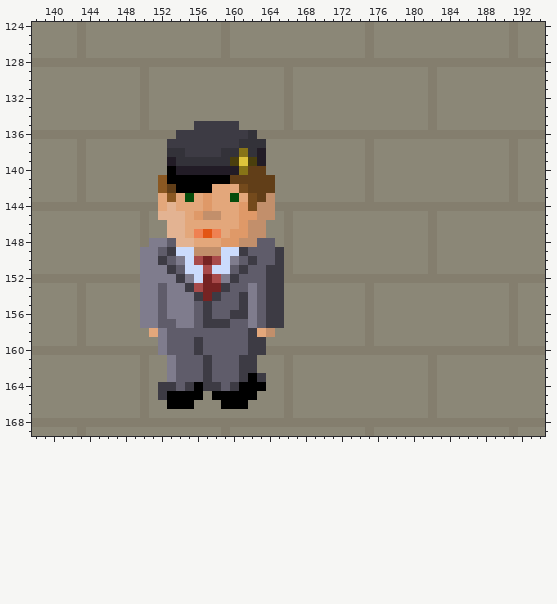
Pixel-art file: art/cfe.aseprite. The picture above was drawn from the file before the commit.
320x200 pixels, 1 frame. Colours within 5 levels of each other are drawn and written as one. Shown: x 138..194, y 124..169.
New version:
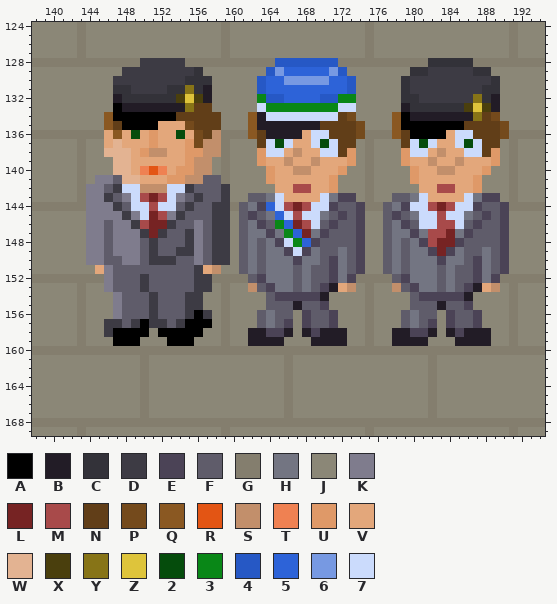
Palette (. is transparent): A #000000  B #221c26  C #333239  D #3d3b44  E #4b4356  F #5f5c6a  G #847e6e  H #737582  J #8b8777  K #7f7c8d  L #762323  M #a84a4a  N #613e18  P #744a1c  Q #8a5822  R #e35514  S #c28f6b  T #ef8152  U #df9968  V #e3a77b  W #e3b392  X #4a3f0d  Y #877417  Z #dec43b  2 #054c0c  3 #098717  4 #2658c5  5 #2d63d8  6 #7799e2  7 #cbdbfc
Log entry: New frater sprite attempts
What changed:
Layer "reb!":
y 128: x 150..154 GGGGG -> DDDDD; x 165..171 GGGGGGG -> 4444444; x 182..186 GGGGG -> CCCCC
y 129: x 148..156 JJGJJJJJJ -> DDDDDDDDC; x 164..172 JJGJJJJJJ -> 465555564; x 180..188 JJGJJJJJJ -> CCDDDDDCC
y 130: x 147..157 JJJGJJJJJJJ -> DDDDDDDDCCC; x 163..173 JJJGJJJJJJJ -> 45566666554; x 179..189 JJJGJJJJJJJ -> CDDDDDDDDDC
y 131: x 147..157 JJJGJJJJJJJ -> CCDDDDCCYCB; x 163..173 JJJGJJJJJJJ -> 45555555554; x 179..189 JJJGJJJJJJJ -> CDDDDDDDDCC
y 132: x 147..157 JJJGJJJJJJJ -> BCCCCCCXZXB; x 163..173 JJJGJJJJJJJ -> 34455554433; x 179..189 JJJGJJJJJJJ -> CCDDDDDDYCB
y 133: x 147..157 JJJGJJJJJJJ -> ABBBBBBBYNN; x 163..173 JJJGJJJJJJJ -> 73333333377; x 179..189 JJJGJJJJJJJ -> BCCCCCCXZXB
y 134: x 146..158 JJJJGJJJJJJJJ -> QAAAAAAANNNNN; x 162..173 JJJJGJJJJJJJ -> QB77777777NP; x 178..189 JJJJGJJJJJJJ -> QABBBBBBBYNP
y 135: x 146..160 JJJJGJJJJJDDDDD -> QNAAAAVVVPNNNJJ; x 162..174 JJJJGJJJJJJJJ -> QBBBBBBBNNNNP; x 178..190 JJJJGJJJJJJJJ -> QAAAAAAANNNNP
y 136: x 146..174 GGGGGGGGDDDDDDDDCGGGGGGGGGGGG -> VQV2VUVV2VPNSGGGQNBBBBV77NNNP; x 178..190 GGGGGGGGGGGGG -> QNAAAAV77NNNP
y 137: x 146..173 JJJJJJJDDDDDDDDCCCJJJJJJJJJJ -> VWVVVUVVVUPSSGJJJN727VV727NN; x 179..189 JJJJJJJJJJJ -> N727VV727NN
y 138: x 146..173 JJJJJJJCCDDDDCCYCBJJJJJJJJJJ -> WWWVUSSVVUUSSGJJJU77VSVV77NU; x 179..189 JJJJJJJJJJJ -> U77VSVV77NU
y 139: x 147..173 JJJJJJBCCCCCCXZXBJJJJJJJJJJ -> WWVVVVVVUSSJGJJJUVVSVVSVVVU; x 179..189 JJJJJJJJJJJ -> UVVSVVSVVVU
y 140: x 147..172 JJJJJJABBBBBBBYNNJJJJJJJJJ -> WWVTRTVUUSSJGJJJJUVVSSVVVU; x 180..188 JJJJJJJJJ -> UVVSSVVVU
y 141: x 145..171 JJJJJJJQAAAAAAANNNNNJJJJJJJ -> KKFWWVVVUUSSFFGJJJJUVVVVVVU; x 180..187 JJJJJJJJ -> UVVVVVVU
y 142: x 144..171 JJJJJJJJQNAAAAVVVPNNNJJJJJJJ -> KKFD77SSS77DFFFDJJJJJVVMMVVU; x 181..187 JJJJJJJ -> VVMMVVU
y 143: x 144..173 JJJJJJJJVQV2VUVV2VPNSJJJJJJJJJ -> KKDFK7MLM7KFDFFDJJFFH7VVVV7HEE; x 178..189 JJJJJJJJJJJJ -> FFH7VVVV7HEE
y 144: x 144..174 GGGGGGGGVWVVVUVVVUPSSGGGGGGGGGG -> KKKDF77M77FDFFDDGFHE57MLM77EFFE; x 177..190 GGGGGGGGGGGGGG -> FHE77MLM77EFFE
y 145: x 144..174 JJJJJJGJWWWVUSSVVUUSSJGJJJJJJJJ -> KKKKDK7LMKDFFFDDJFEFH57M77HFEFE; x 177..190 JJJJJGJJJJJJJJ -> FEFH77M77HFEFE
y 146: x 144..174 JJJJJJGJJWWVVVVVVUSSJJGJJJJJJJJ -> KKFKKDMLLDFFKFDDJFHEF35LM7FEFFE; x 177..190 JJJJJGJJJJJJJJ -> FHEF77MM7FEFFE
y 147: x 144..174 JJJJJJGJJWWVTRTVUUSSJJGJJJJJJJJ -> KKFKKKDLDFFDKFDDJFHHEH35LHEFFFE; x 177..190 JJJJJGJJJJJJJJ -> FHHEHMMLHEFFFE
y 148: x 144..152 JJJJJJGKK -> KKFKKKFDF; x 154..162 WWVVVUUSS -> FDKFDDJFH; x 164..174 FJGJJJJJJJJ -> HE735EFFFFE; x 177..190 JJJJJGJJJJJJJJ -> FHFHEMLLEFFFFE
y 149: x 144..151 JJJJJJKK -> KKFKKKFD; x 153..162 D77SSS77DF -> FDDKFDDJFH; x 164..174 FDGJJJJJJJJ -> HHE7EHFFHFE; x 177..190 JJJJJGJJJJJJJJ -> FHFHHELEHFFHFE
y 150: x 144..151 JJJJJJKK -> KKFFKKFD; x 153..160 FK7MLM7K -> DFFKFDDJ; x 162 D -> H; x 164..174 FDGJJJJJJJJ -> HHHEHHFEHFE; x 177..190 JJJJJGJJJJJJJJ -> FHFHHHEHHFEHFE
y 151: x 145..153 JJJJJKKKD -> VKFFFFFFF; x 155..162 77M77FDF -> FDVSJJFH; x 164..174 DDGJJJJJJJJ -> HHHFHFFEHFE; x 177..190 JJJJJGJJJJJJJJ -> FHFHHHFHFFEHFE
y 152: x 146..161 GGGGKKKKDK7LMKDF -> KFFFDFFFFFDDGGGG; x 163..173 FDDGGGGGGGG -> EHHHFHFFEHE; x 178..189 GGGGGGGGGGGG -> FEHHHFHFFEHE
y 153: x 146..151 JJJJKK -> KFFFDF; x 153..162 KKDMLLDFFK -> FFFDDJGJJS; x 164..173 DDJJJJJJJJ -> EHHFHFEBVS; x 178..189 JJJJJJJJJJJJ -> SFEHHFHFEBVS
y 154: x 147..151 JJJKK -> KFFFD; x 153..155 KKK -> FFD; x 157..170 LDFFDKFDDJJJJJ -> JJGJJJJFEEEEEB; x 180..186 JJJJJJJ -> FEEEEEB
y 155: x 147..151 JJJKK -> KFFFD; x 153..170 KKKFDFFFDKFDDJJJJJ -> FFDDJJGJJJJFFFBFFE; x 180..186 JJJJJJJ -> FFFBFFE
y 156: x 147..151 JJJKK -> KFFFD; x 153..156 KKKF -> FFDA; x 158..162 FFDDK -> JGJJJ; x 164..166 DDJ -> HFF; x 168..171 JJJJ -> EFFE; x 179..182 JJJJ -> FHFF; x 184..187 JJJJ -> EFFE
y 157: x 146..152 JJJJKKF -> DDFDADD; x 154..162 KKFDDDFFK -> DAAAJGJJJ; x 164..166 DDJ -> HFE; x 168..171 JJJJ -> EFFE; x 179..182 JJJJ -> FHFE; x 184..187 JJJJ -> EFFE
y 158: x 146..166 JJJJJVKFFFFFFFFFDVSJJ -> DAAAAJAAAAAJJGJJBBEEB; x 168..172 JJJJJ -> BEBBB; x 178..182 JJJJJ -> BBEEB; x 184..188 JJJJJ -> BEBBB
y 159: x 147..149 JJJ -> AAA; x 152..165 KFFFDFFFFFDDJJ -> JAAAJJJGJJBBBB; x 169..172 JJJJ -> BBBB; x 178..181 JJJJ -> BBBB; x 185..188 JJJJ -> BBBB
y 160: x 152..163 KFFFDFFFFFDD -> GGGGGGGGGGGG
y 161..162: x 153..162 KFFFDFFFDD -> JJJJJJJJJJ
y 163: x 153..163 KFFFDFFFDAD -> JJJJJJJJJJJ
y 164: x 152..163 DDFDADDFDAAA -> JJJJJJJJJJJJ
y 165: x 152..156 DAAAA -> JJJJJ; x 158..162 AAAAA -> JJJJJ
y 166: x 153..155 AAA -> JJJ; x 159..161 AAA -> JJJ
Changed places in both pictures, as pixel boxes (x1, y1, x2, y2):
changed: (86, 58, 509, 409)
